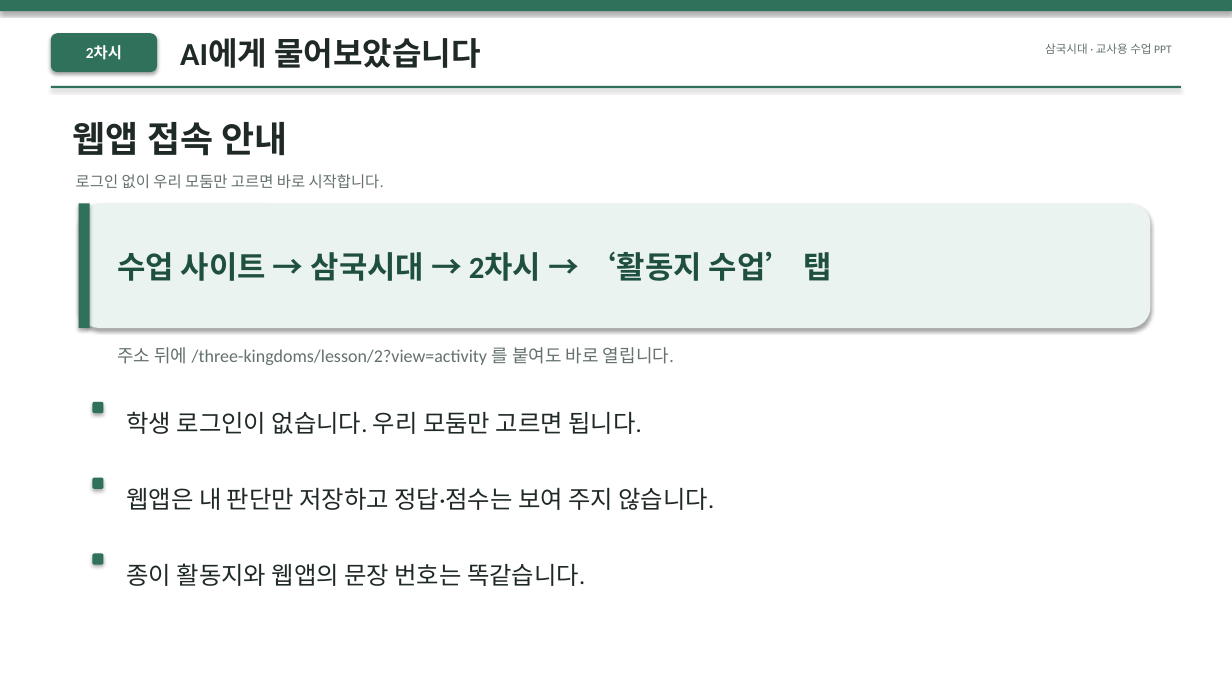
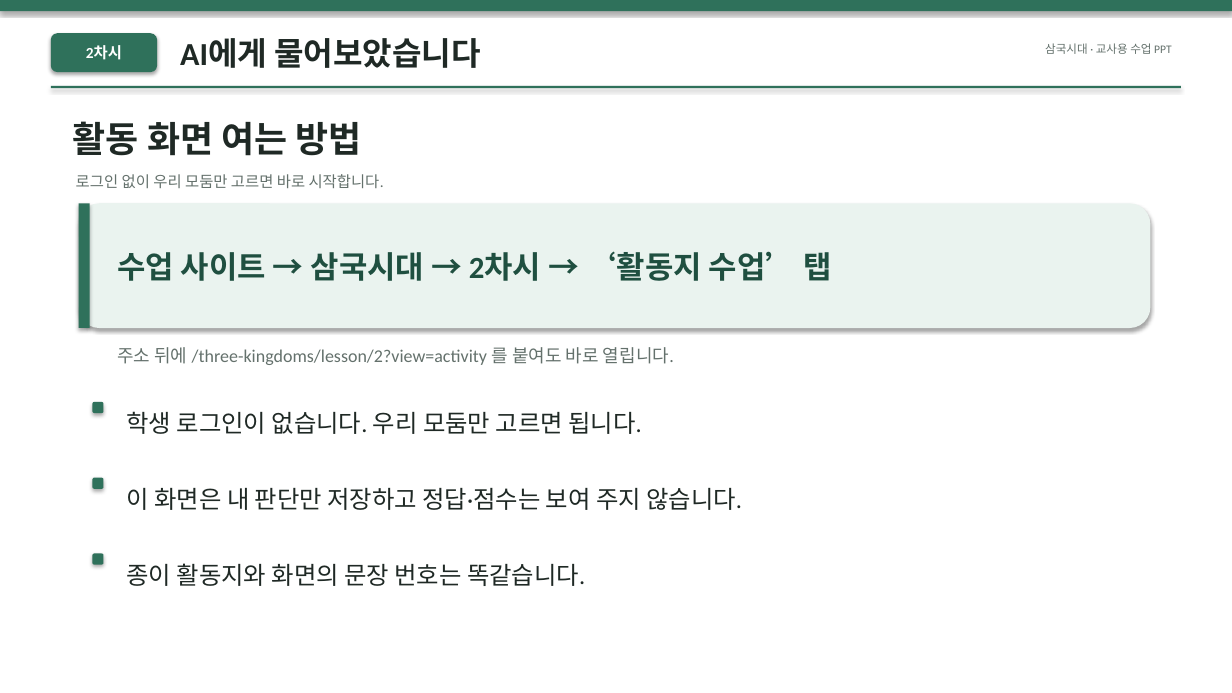
Before and after one commit to themonsteredu/ai-history-ar, a slide deck: slide 5 of public/downloads/three-kingdoms/lesson-02-teaching.pptx. Drawn at 1232x693 pixels with LibreOffice and Linux fonts; fonts in the diff are those of the drawing. Boxes give left, top, right and bottom in pixels: in the first picture for what was removed or moved away, otherwise in the second. Text is boxed around its words. In the diff, an @@ line names an element or a change of style, - is before the commit and + after.

```diff
--- a/public/downloads/three-kingdoms/lesson-02-teaching.pptx
+++ b/public/downloads/three-kingdoms/lesson-02-teaching.pptx
@@ text at bbox=[73, 121, 361, 156]: text changed @@
-웹앱 접속 안내
+활동 화면 여는 방법
@@ text at bbox=[127, 488, 742, 510]: text changed @@
-웹앱은 내 판단만 저장하고 정답·점수는 보여 주지 않습니다.
+이 화면은 내 판단만 저장하고 정답·점수는 보여 주지 않습니다.
@@ text at bbox=[127, 563, 585, 586]: text changed @@
-종이 활동지와 웹앱의 문장 번호는 똑같습니다.
+종이 활동지와 화면의 문장 번호는 똑같습니다.
```
Also in this commit, not shown: 42 other files.
